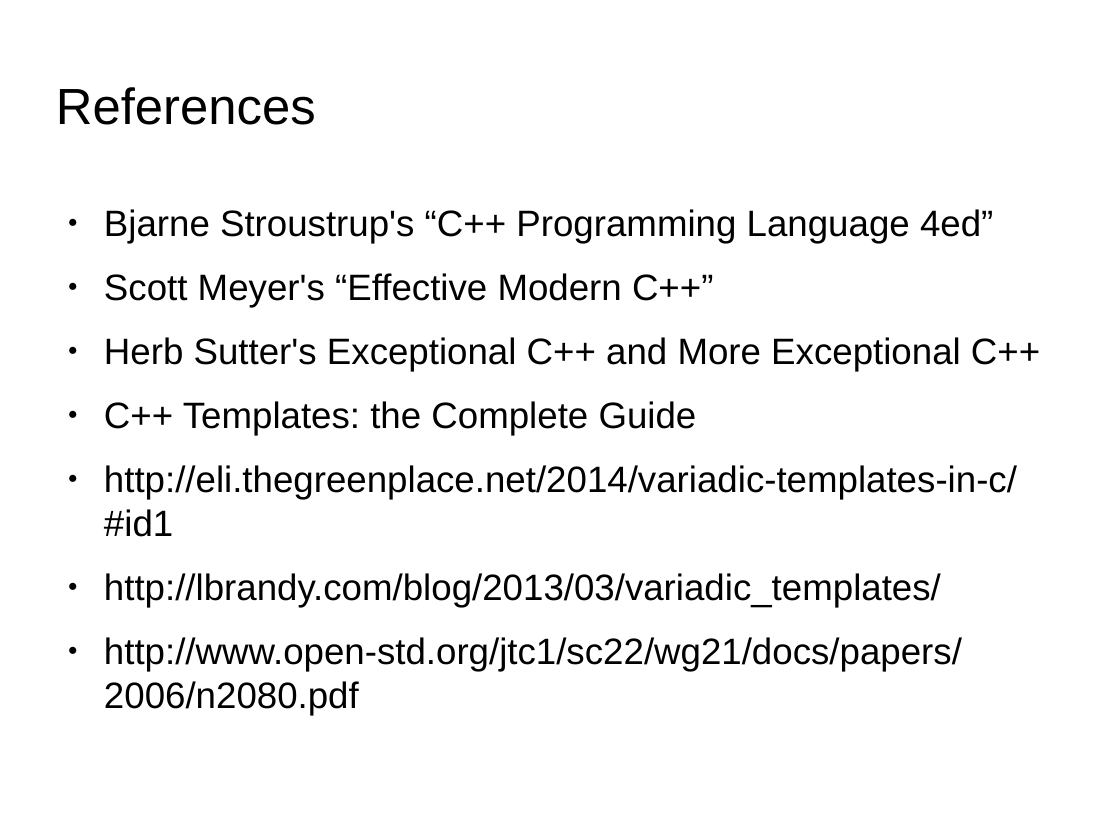
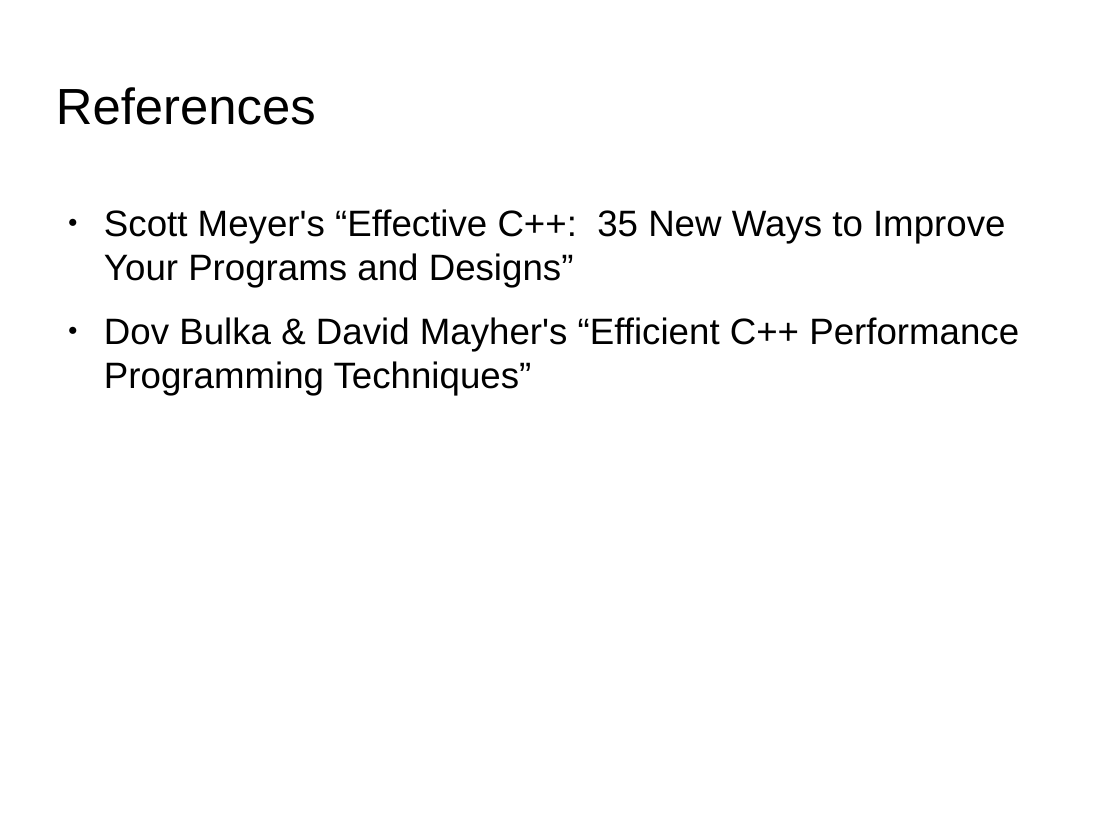
Before and after one commit to kks32/cpp-software-development, a slide deck: slide 34 of Ex19_Lazy_Evaluation_Reference_Counting/Ex19_Lazy_Evaluation_Reference_Counting.odp (slide 22 before the commit). Drawn at 1120x840 pixels with LibreOffice and Linux fonts; fonts in the diff are those of the drawing; background and template pictures are left out. Boxes give left, top, right and bottom in pixels: in the first picture for what was removed or moved away, otherwise in the second. Text is boxed around its words. In the diff, an @@ line names an element or a change of style, - is before the commit and + after.

Commit message:
Ex19: Lazy evaluation and reference counting

```diff
--- a/Ex19_Lazy_Evaluation_Reference_Counting/Ex19_Lazy_Evaluation_Reference_Counting.odp
+++ b/Ex19_Lazy_Evaluation_Reference_Counting/Ex19_Lazy_Evaluation_Reference_Counting.odp
@@ text at box(104, 209, 1019, 396): text changed @@
-● Bjarne Stroustrup's “C++ Programming Language 4ed”
-● Scott Meyer's “Effective Modern C++”
-● Herb Sutter's Exceptional C++ and More Exceptional C++
-● C++ Templates: the Complete Guide
-● http://eli.thegreenplace.net/2014/variadic-templates-in-c/#id1
-● http://lbrandy.com/blog/2013/03/variadic_templates/
-● http://www.open-std.org/jtc1/sc22/wg21/docs/papers/2006/n2080.pdf
+● Scott Meyer's “Effective C++: 35 New Ways to Improve Your Programs and Designs”
+● Dov Bulka & David Mayher's “Efficient C++ Performance Programming Techniques”
```
Also in this commit, not shown: 12 slides added, 1 other file.
